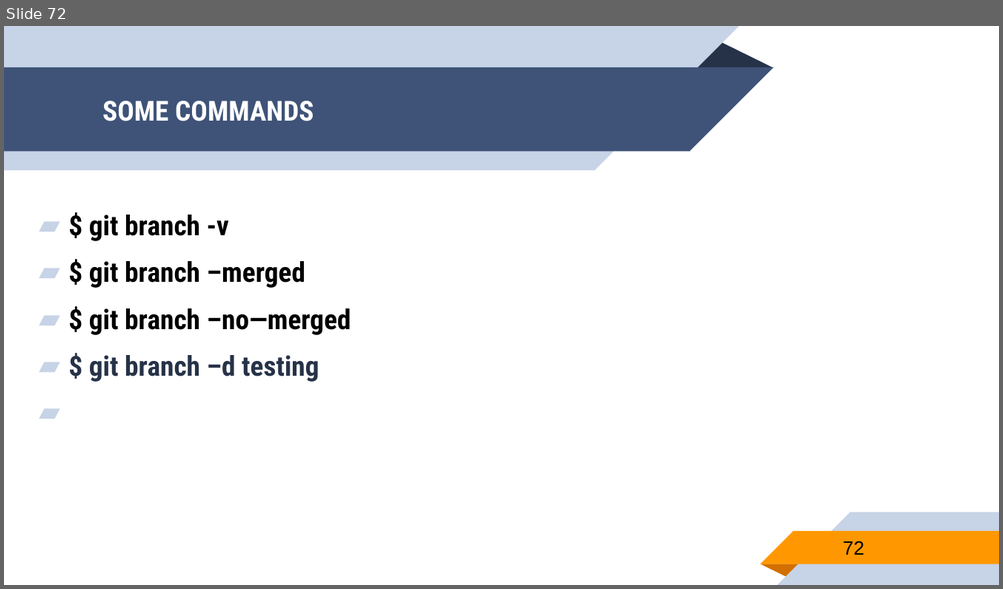
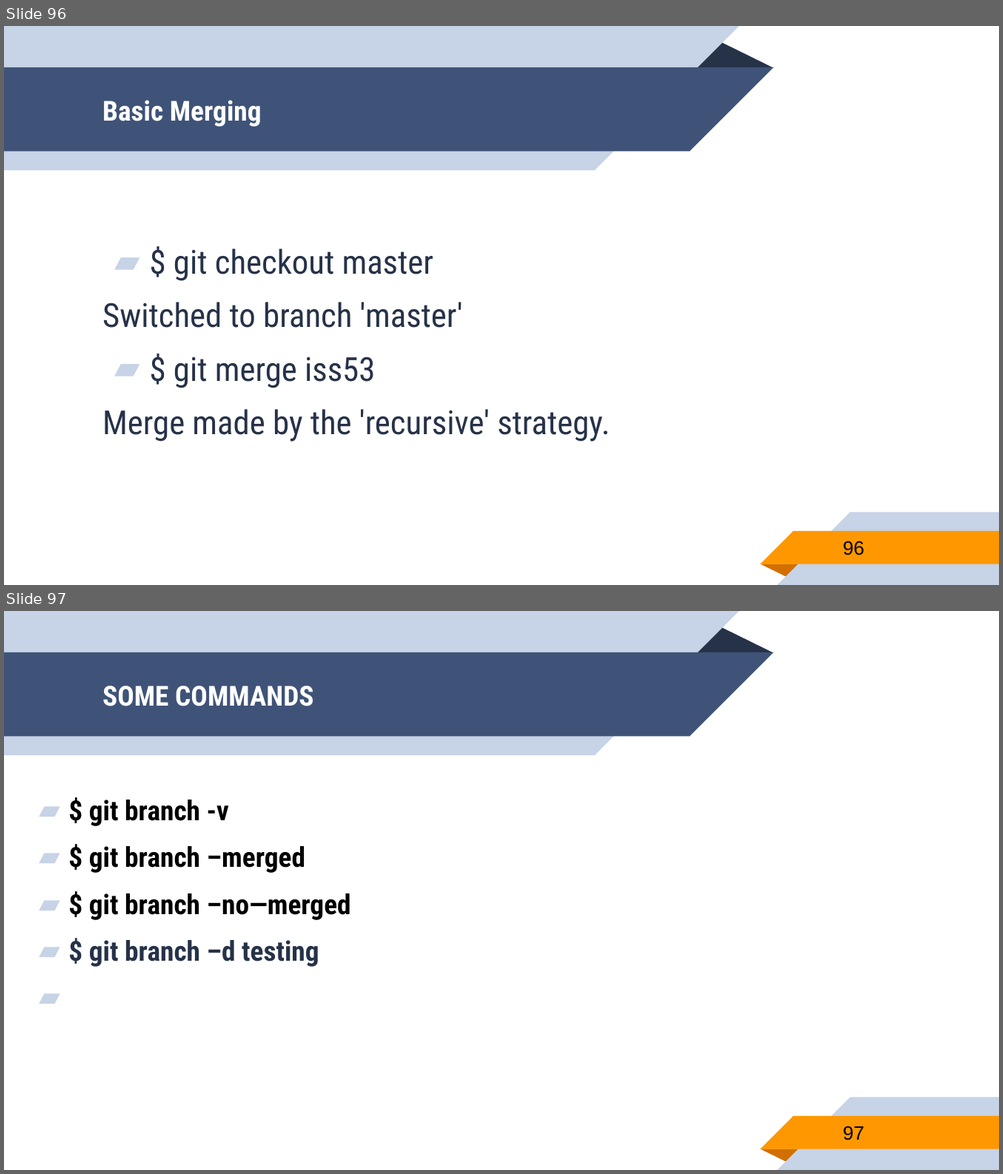
Before and after one commit to nguyentrongtiencntt/GIT, a slide deck: GIT.pptx. Shown one above the other, each under a label of ours: slide 72 before the commit, slides 96 and 97 after it. The pictures are 1003x589 and 1003x1174 pixels, drawn with LibreOffice and Linux fonts; fonts in the diff are those of the drawing. Boxes give left, top, right and bottom in pixels: in the first picture for what was removed or moved away, otherwise in the second. Text is boxed around its words. In the diff, an @@ line names an element or a change of style, - is before the commit and + after.

Commit message:
finish the basic branch and merge

```diff
--- a/GIT.pptx
+++ b/GIT.pptx
@@ slide 96 added at (4,26,999,585), background #FFFFFF; not listed: 10 template elements that a slide beside it also shows @@
@@ title added at (102,100,262,127), 20 pt, text #FFFFFF, bold @@
+Basic Merging
@@ text added at (102,249,609,442), 24 pt, text #263248 @@
+▰ $ git checkout master
+Switched to branch 'master'
+▰ $ git merge iss53
+Merge made by the 'recursive' strategy.
@@ page number added at (842,541,864,556), 14 pt, text #000000 @@
+96
@@ what was slide 72 is now slide 97 @@
@@ page number at (842,1126,864,1141): text changed @@
-72
+97
```
Also in this commit, not shown: 24 other slides added.
